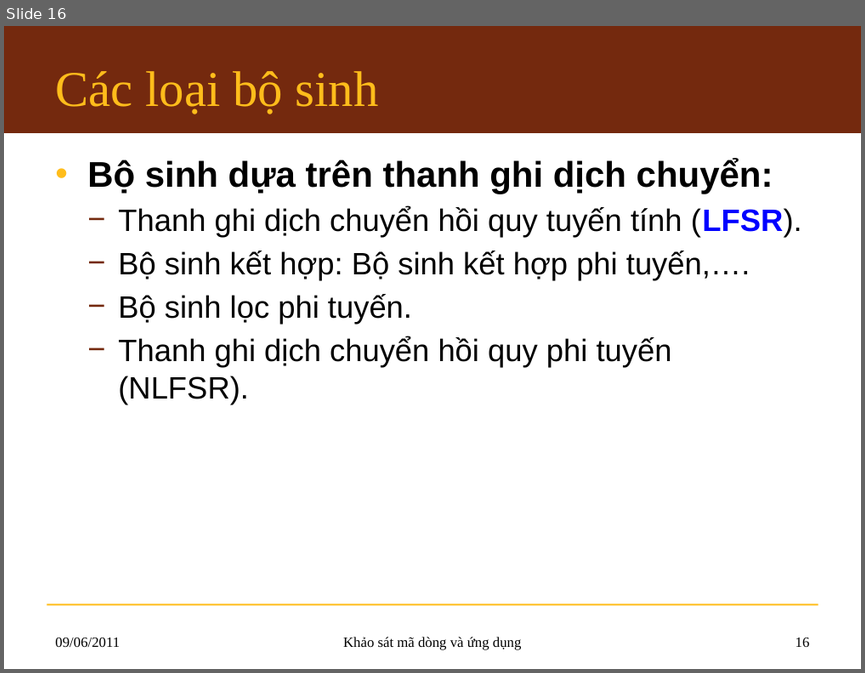
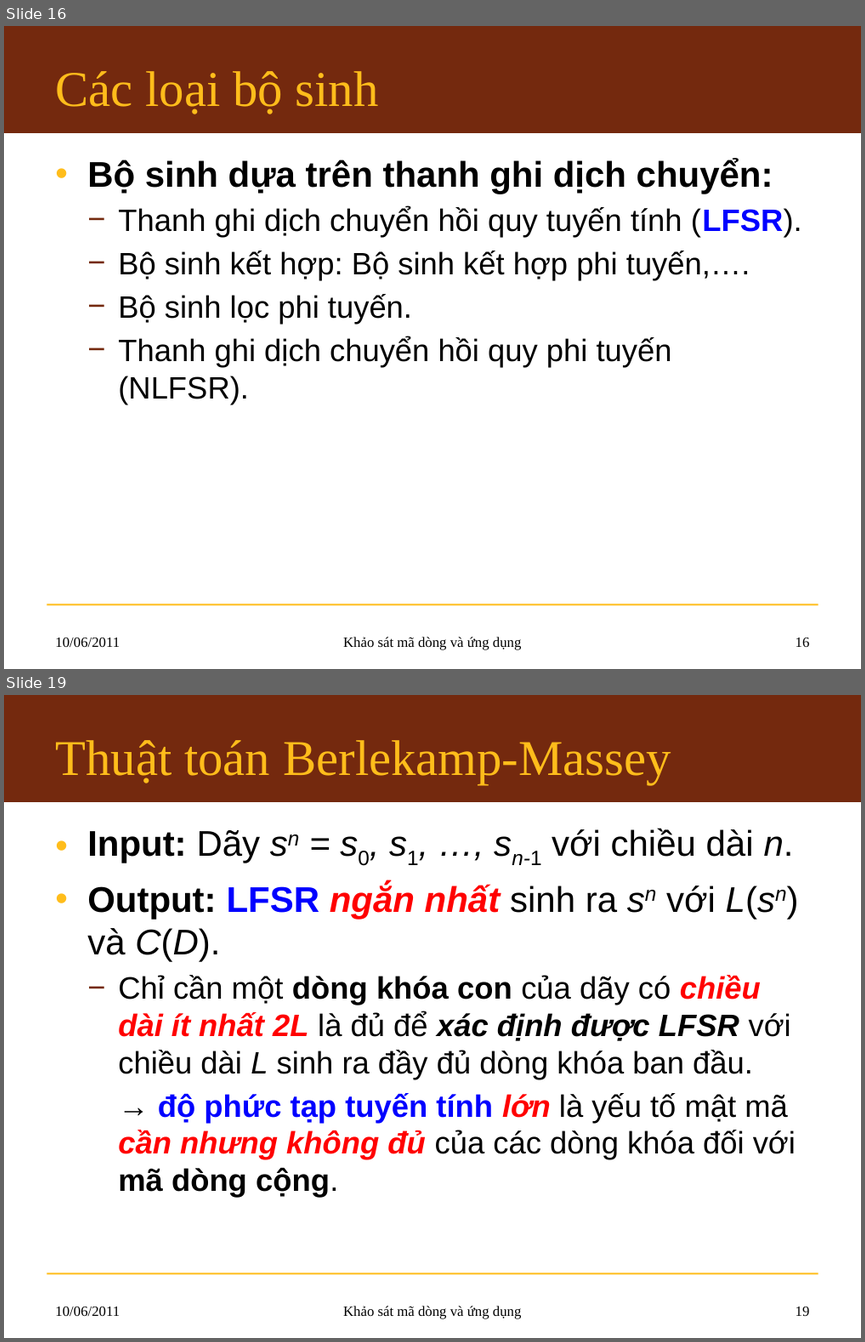
Before and after one commit to hemprasad/lvmm-sc, a slide deck: 7.Slide/KLTN_Slide.pptx. Shown one above the other, each under a label of ours: slide 16 before the commit, slides 16 and 19 after it; the slides between them are not shown. The pictures are 865x673 and 865x1342 pixels, drawn with LibreOffice and Linux fonts; fonts in the diff are those of the drawing; background and template pictures are left out. Boxes give left, top, right and bottom in pixels: in the first picture for what was removed or moved away, otherwise in the second. Text is boxed around its words. In the diff, an @@ line names an element or a change of style, - is before the commit and + after.

```diff
--- a/7.Slide/KLTN_Slide.pptx
+++ b/7.Slide/KLTN_Slide.pptx
@@ slide 19 added at bbox=[4, 695, 861, 1338], background #FFFFFF; not listed: 2 template elements that a slide beside it also shows @@
@@ title added at bbox=[55, 740, 671, 784], 42 pt, text #FFBD1B @@
+Thuật toán Berlekamp-Massey
@@ text added at bbox=[87, 828, 795, 1197], 26 pt, text #000000 @@
+• Input: Dãy sn = s0, s1, …, sn-1 với chiều dài n.
+• Output: LFSR ngắn nhất sinh ra sn với L(sn) và C(D).
+  − Chỉ cần một dòng khóa con của dãy có chiều dài ít nhất 2L là đủ để xác định được LFSR với chiều dài L sinh ra đầy đủ dòng khóa ban đầu.
+  → độ phức tạp tuyến tính lớn là yếu tố mật mã cần nhưng không đủ của các dòng khóa đối với mã dòng cộng.
@@ text added at bbox=[55, 1306, 120, 1315], 12 pt, text #000000 @@
+10/06/2011
@@ text added at bbox=[343, 1305, 522, 1319], 12 pt, text #000000 @@
+Khảo sát mã dòng và ứng dụng
@@ page number added at bbox=[795, 1306, 810, 1315], 12 pt, text #000000 @@
+19
@@ slide 16 changed as well @@
@@ text at bbox=[55, 637, 120, 646]: text changed @@
-09/06/2011
+10/06/2011
```
Also in this commit, not shown: 15 other slides changed, 13 other slides added.
